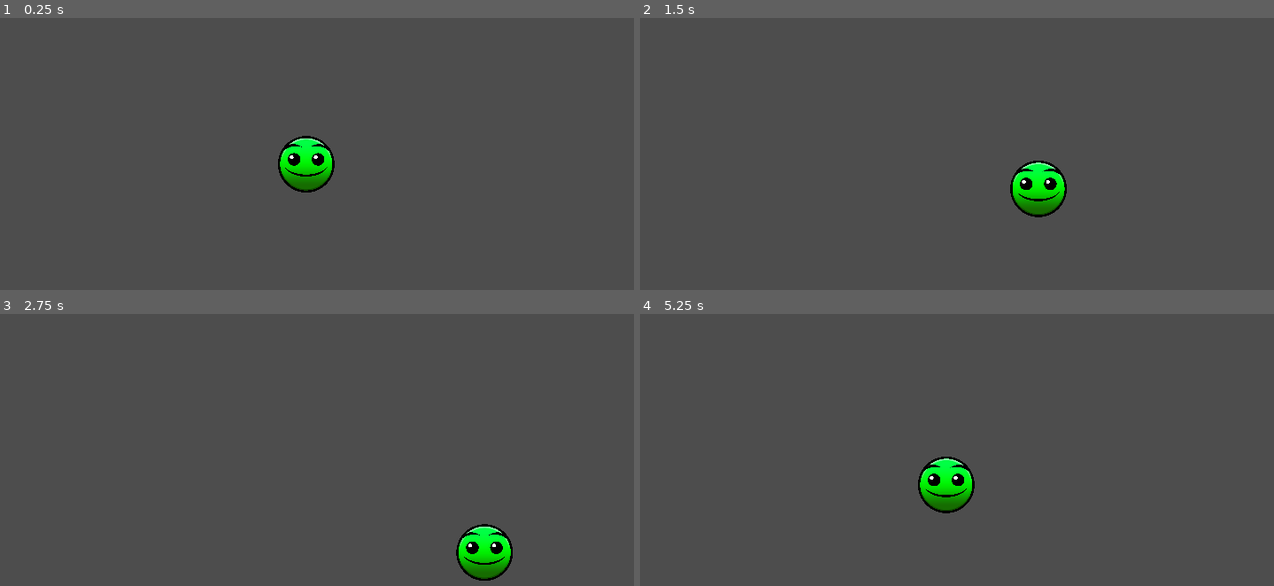
Above: before the commit, frames 1-4 (two rows, left to right).
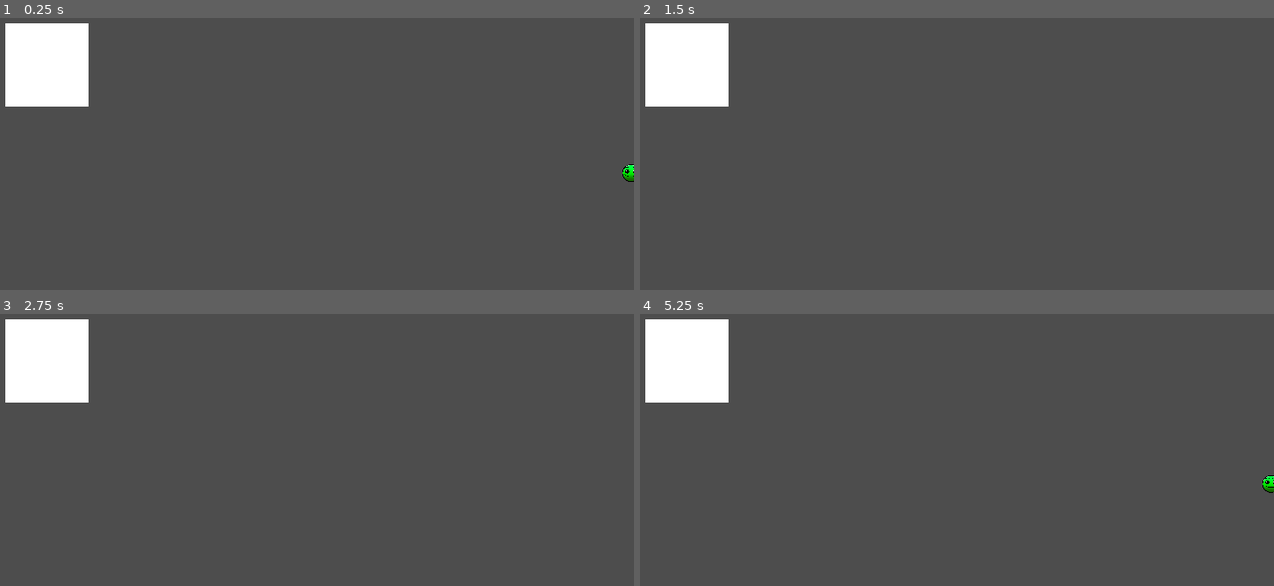
Above: after the commit, the same moments.

Repository: ReusableChopsticks/BreakoutBossfight
Game: Godot game, scene res://scenes/level 1/level.tscn
Same seed, same stepped clock (60 frames per second), same inputs: the game is played once before the commit and once after it.
Inputs:
- Up to frame 1 (0.25 s): no input
- Up to frame 2 (1.5 s): tap Enter at 0.5 s; hold D (move_right) 0.53-1.28 s; hold S (move_down) from 1.28 s (still down)
- Up to frame 3 (2.75 s): release S (move_down) at 2.03 s; hold D (move_right) from 2.03 s (still down)
- Up to frame 4 (5.25 s): release D (move_right) at 2.78 s; hold W (move_up) 2.78-3.53 s; hold Left (move_left) 3.53-5.03 s; hold S (move_down) from 5.03 s (still down)

The runs differ from the first frame. In frame 1, 5.6% of the frame differs, in the area x 0-100%, y 1-65%; in frame 2, 5.5%; in frame 3, 5.5%; in frame 4, 5.6%.

Commit message:
window settings
- also a collidable wall

Diff:
--- a/entities/player/player.tscn
+++ b/entities/player/player.tscn
@@ -4,13 +4,13 @@
 [ext_resource type="Script" path="res://entities/player/player.gd" id="1_pe5m7"]
 
 [sub_resource type="CircleShape2D" id="CircleShape2D_po36n"]
-radius = 38.3275
+radius = 20.0
 
 [node name="Player" type="CharacterBody2D"]
 script = ExtResource("1_pe5m7")
 
 [node name="Sprite2D" type="Sprite2D" parent="."]
-scale = Vector2(0.0766667, 0.0766667)
+scale = Vector2(0.04, 0.04)
 texture = ExtResource("1_ly0om")
 
 [node name="CollisionShape2D" type="CollisionShape2D" parent="."]
--- a/project.godot
+++ b/project.godot
@@ -17,8 +17,10 @@
 
 [display]
 
-window/size/mode=2
-window/size/resizable=false
+window/size/viewport_width=1920
+window/size/viewport_height=1080
+window/size/window_width_override=1280
+window/size/window_height_override=720
 window/stretch/mode="canvas_items"
 
 [input]
--- a/scenes/level 1/level.tscn
+++ b/scenes/level 1/level.tscn
@@ -1,8 +1,19 @@
-[gd_scene load_steps=2 format=3 uid="uid://c3txh2t24m8j8"]
+[gd_scene load_steps=3 format=3 uid="uid://c3txh2t24m8j8"]
 
 [ext_resource type="PackedScene" uid="uid://bmrdkjqxvde8w" path="res://entities/player/player.tscn" id="1_vnost"]
+[ext_resource type="Texture2D" uid="uid://bfliobf12x6i0" path="res://graphics/256x256.png" id="2_sbt8h"]
 
 [node name="Level" type="Node2D"]
 
 [node name="Player" parent="." instance=ExtResource("1_vnost")]
-position = Vector2(619, 327)
+position = Vector2(1912, 569)
+
+[node name="StaticBody2D" type="StaticBody2D" parent="."]
+position = Vector2(329, 276)
+metadata/_edit_group_ = true
+
+[node name="Sprite2D" type="Sprite2D" parent="StaticBody2D"]
+texture = ExtResource("2_sbt8h")
+
+[node name="CollisionPolygon2D" type="CollisionPolygon2D" parent="StaticBody2D"]
+polygon = PackedVector2Array(112.5, 112.5, -112.5, 112.5, -112.5, -112.5, 112.5, -112.5)
Binary file added: entities/projectiles/Bullet.png
Not shown, added: entities/projectiles/Bullet.png.import
Binary file added: graphics/1x1.png
Not shown, added: graphics/1x1.png.import
Binary file added: graphics/256x256.png
Not shown, added: graphics/256x256.png.import
